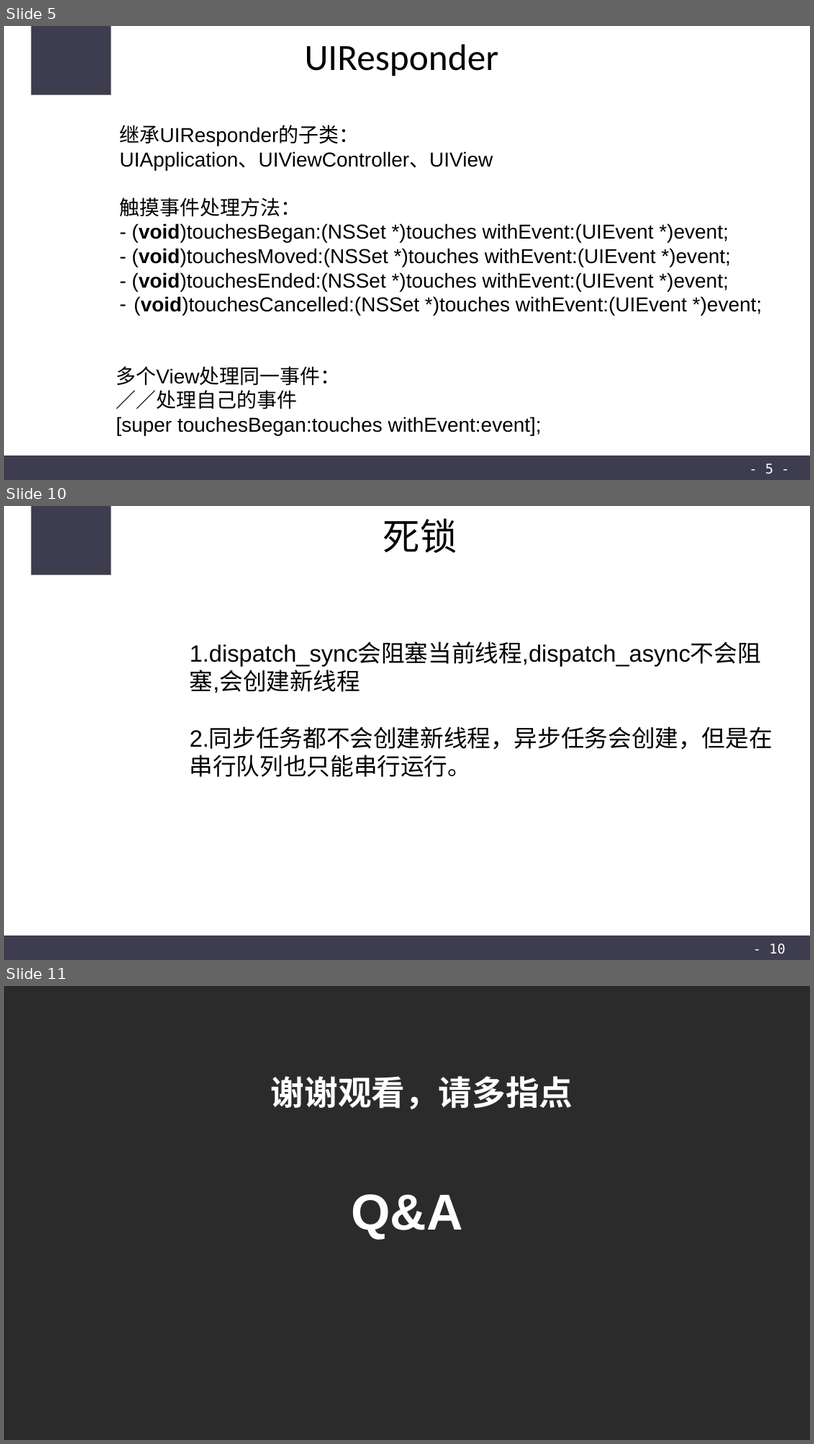
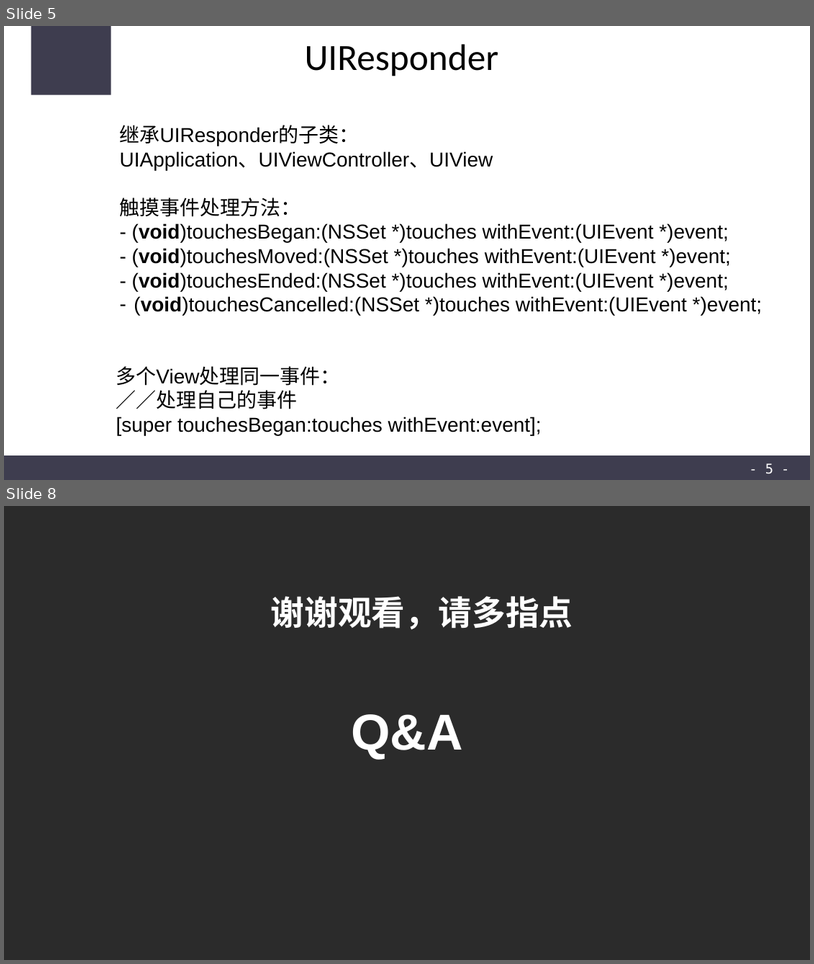
Before and after one commit to CODEJY/IOSProjects, a slide deck: Sharing3.ppt. Shown one above the other, each under a label of ours: slides 5, 10 and 11 before the commit, slides 5 and 8 after it; the slides between them are not shown. The pictures are 814x1444 and 814x964 pixels, drawn with LibreOffice and Linux fonts; fonts in the diff are those of the drawing; background and template pictures are left out; a plain dark background stands for a picture behind light text. Boxes give left, top, right and bottom in pixels: in the first picture for what was removed or moved away, otherwise in the second. Text is boxed around its words. In the diff, an @@ line names an element or a change of style, - is before the commit and + after.

```diff
--- a/Sharing3.ppt
+++ b/Sharing3.ppt
@@ slide 10 removed at box(4, 506, 810, 960), background #FFFFFF; not listed: 3 template elements that a slide beside it also shows @@
@@ title removed at box(383, 518, 458, 553) @@
-死锁
@@ text removed at box(190, 643, 773, 777) @@
-1.dispatch_sync会阻塞当前线程,dispatch_async不会阻塞,会创建新线程
-2.同步任务都不会创建新线程，异步任务会创建，但是在串行队列也只能串行运行。
@@ what was slide 11 is now slide 8 @@
```
Also in this commit, not shown: 1 slide changed, 2 slides added, 4 other slides removed, 8 other files.
